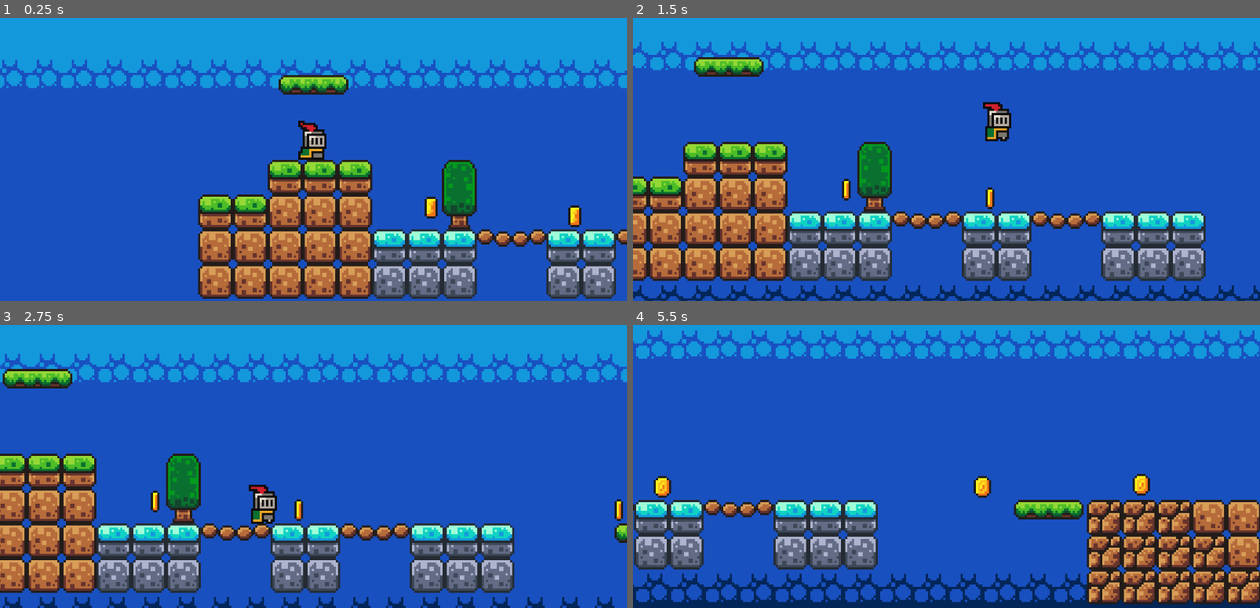
Above: before the commit, frames 1-4 (two rows, left to right).
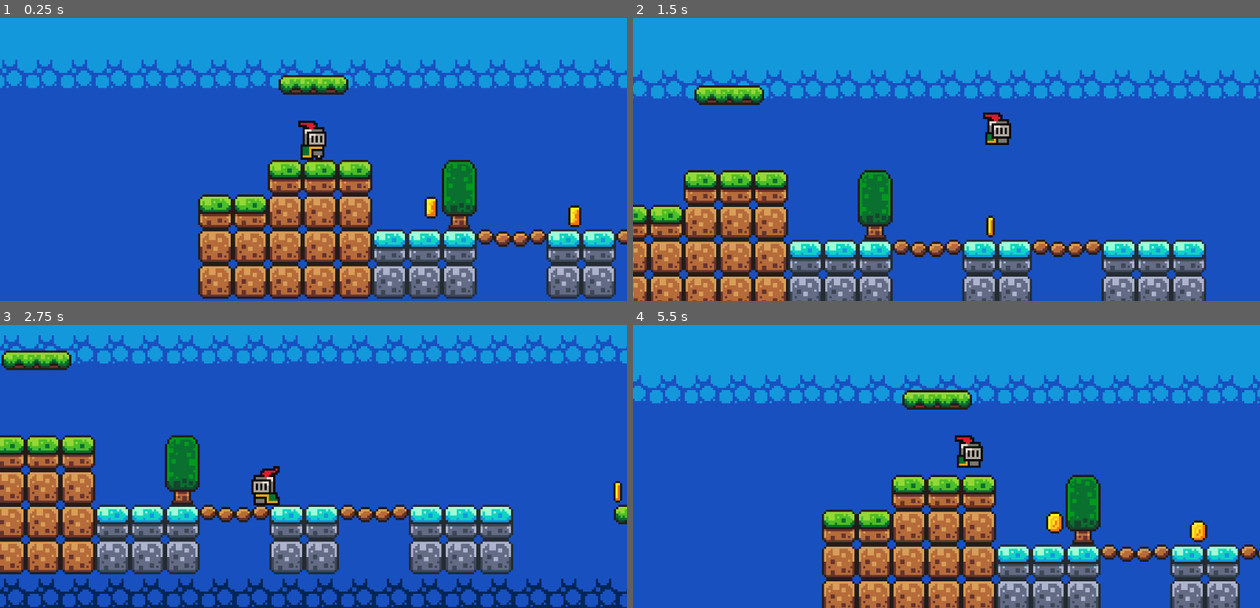
Above: after the commit, the same moments.

Repository: cubewar/Emerald_Kight
Game: Godot game, scene res://Scenes/game.tscn
Same seed, same stepped clock (60 frames per second), same inputs: the game is played once before the commit and once after it.
Inputs:
- Up to frame 1 (0.25 s): no input
- Up to frame 2 (1.5 s): tap Enter (ui_accept) at 0.5, 0.6 s; hold Right (ui_right) from 0.53 s (still down); tap Space (jump, bound only after the commit) at 0.77, 0.8, 1.07, 1.35 s
- Up to frame 3 (2.75 s): tap Space (jump, bound only after the commit) at 1.52, 1.82, 2.3 s; tap Enter (ui_accept) at 1.55, 2.1 s; release Right (ui_right) at 2.03 s; hold Left (ui_left) from 2.03 s (still down)
- Up to frame 4 (5.5 s): release Left (ui_left) at 2.78 s; hold Right (ui_right) 2.78-4.28 s; tap Enter (ui_accept) at 2.85, 4.35, 5.1 s; tap Space (jump, bound only after the commit) at 3.02, 3.32, 3.6, 3.77, 4.07, 4.52, 4.82, 5.3 s; hold Left (ui_left) 4.28-5.03 s; hold Right (ui_right) from 5.03 s (still down)

The runs differ from the first frame. In frame 1, 0.3% of the frame differs, in the area x 47-53%, y 36-51%; in frame 2, 39%; in frame 3, 35%; in frame 4, 51%, in the area x 0-100%, y 1-100%.

Commit message:
enemy and animated knight

Diff:
--- a/Scenes/player.tscn
+++ b/Scenes/player.tscn
@@ -18,6 +18,74 @@
 atlas = ExtResource("1_v0iea")
 region = Rect2(96, 0, 32, 32)
 
+[sub_resource type="AtlasTexture" id="AtlasTexture_v0iea"]
+atlas = ExtResource("1_v0iea")
+region = Rect2(64, 160, 32, 32)
+
+[sub_resource type="AtlasTexture" id="AtlasTexture_x3wgy"]
+atlas = ExtResource("1_v0iea")
+region = Rect2(0, 64, 32, 32)
+
+[sub_resource type="AtlasTexture" id="AtlasTexture_3smsa"]
+atlas = ExtResource("1_v0iea")
+region = Rect2(32, 64, 32, 32)
+
+[sub_resource type="AtlasTexture" id="AtlasTexture_8erm5"]
+atlas = ExtResource("1_v0iea")
+region = Rect2(64, 64, 32, 32)
+
+[sub_resource type="AtlasTexture" id="AtlasTexture_f1ek2"]
+atlas = ExtResource("1_v0iea")
+region = Rect2(96, 64, 32, 32)
+
+[sub_resource type="AtlasTexture" id="AtlasTexture_tx1dd"]
+atlas = ExtResource("1_v0iea")
+region = Rect2(128, 64, 32, 32)
+
+[sub_resource type="AtlasTexture" id="AtlasTexture_gymyn"]
+atlas = ExtResource("1_v0iea")
+region = Rect2(160, 64, 32, 32)
+
+[sub_resource type="AtlasTexture" id="AtlasTexture_pu2lt"]
+atlas = ExtResource("1_v0iea")
+region = Rect2(192, 64, 32, 32)
+
+[sub_resource type="AtlasTexture" id="AtlasTexture_ukyrk"]
+atlas = ExtResource("1_v0iea")
+region = Rect2(224, 64, 32, 32)
+
+[sub_resource type="AtlasTexture" id="AtlasTexture_7dp3o"]
+atlas = ExtResource("1_v0iea")
+region = Rect2(0, 96, 32, 32)
+
+[sub_resource type="AtlasTexture" id="AtlasTexture_h4iuc"]
+atlas = ExtResource("1_v0iea")
+region = Rect2(32, 96, 32, 32)
+
+[sub_resource type="AtlasTexture" id="AtlasTexture_fd4e3"]
+atlas = ExtResource("1_v0iea")
+region = Rect2(64, 96, 32, 32)
+
+[sub_resource type="AtlasTexture" id="AtlasTexture_qqcod"]
+atlas = ExtResource("1_v0iea")
+region = Rect2(96, 96, 32, 32)
+
+[sub_resource type="AtlasTexture" id="AtlasTexture_igrcy"]
+atlas = ExtResource("1_v0iea")
+region = Rect2(128, 96, 32, 32)
+
+[sub_resource type="AtlasTexture" id="AtlasTexture_fs7ks"]
+atlas = ExtResource("1_v0iea")
+region = Rect2(160, 96, 32, 32)
+
+[sub_resource type="AtlasTexture" id="AtlasTexture_l6n3p"]
+atlas = ExtResource("1_v0iea")
+region = Rect2(192, 96, 32, 32)
+
+[sub_resource type="AtlasTexture" id="AtlasTexture_olqyp"]
+atlas = ExtResource("1_v0iea")
+region = Rect2(224, 96, 32, 32)
+
 [sub_resource type="SpriteFrames" id="SpriteFrames_x3wgy"]
 animations = [{
 "frames": [{
@@ -36,6 +104,67 @@
 "loop": true,
 "name": &"Idle",
 "speed": 10.0
+}, {
+"frames": [{
+"duration": 1.0,
+"texture": SubResource("AtlasTexture_v0iea")
+}],
+"loop": true,
+"name": &"jump",
+"speed": 5.0
+}, {
+"frames": [{
+"duration": 1.0,
+"texture": SubResource("AtlasTexture_x3wgy")
+}, {
+"duration": 1.0,
+"texture": SubResource("AtlasTexture_3smsa")
+}, {
+"duration": 1.0,
+"texture": SubResource("AtlasTexture_8erm5")
+}, {
+"duration": 1.0,
+"texture": SubResource("AtlasTexture_f1ek2")
+}, {
+"duration": 1.0,
+"texture": SubResource("AtlasTexture_tx1dd")
+}, {
+"duration": 1.0,
+"texture": SubResource("AtlasTexture_gymyn")
+}, {
+"duration": 1.0,
+"texture": SubResource("AtlasTexture_pu2lt")
+}, {
+"duration": 1.0,
+"texture": SubResource("AtlasTexture_ukyrk")
+}, {
+"duration": 1.0,
+"texture": SubResource("AtlasTexture_7dp3o")
+}, {
+"duration": 1.0,
+"texture": SubResource("AtlasTexture_h4iuc")
+}, {
+"duration": 1.0,
+"texture": SubResource("AtlasTexture_fd4e3")
+}, {
+"duration": 1.0,
+"texture": SubResource("AtlasTexture_qqcod")
+}, {
+"duration": 1.0,
+"texture": SubResource("AtlasTexture_igrcy")
+}, {
+"duration": 1.0,
+"texture": SubResource("AtlasTexture_fs7ks")
+}, {
+"duration": 1.0,
+"texture": SubResource("AtlasTexture_l6n3p")
+}, {
+"duration": 1.0,
+"texture": SubResource("AtlasTexture_olqyp")
+}],
+"loop": true,
+"name": &"run",
+"speed": 10.0
 }]
 
 [sub_resource type="CircleShape2D" id="CircleShape2D_3smsa"]
@@ -46,9 +175,8 @@
 
 [node name="AnimatedSprite2D" type="AnimatedSprite2D" parent="."]
 sprite_frames = SubResource("SpriteFrames_x3wgy")
-animation = &"Idle"
+animation = &"jump"
 autoplay = "Idle"
-frame_progress = 0.293964
 
 [node name="CollisionShape2D" type="CollisionShape2D" parent="."]
 position = Vector2(0, 7)
--- a/Scripts/player.gd
+++ b/Scripts/player.gd
@@ -3,6 +3,7 @@
 
 const SPEED = 130.0
 const JUMP_VELOCITY = -300.0
+@onready var animated_sprite: AnimatedSprite2D = $AnimatedSprite2D
 
 
 func _physics_process(delta: float) -> void:
@@ -11,12 +12,23 @@
 		velocity += get_gravity() * delta
 
 	# Handle jump.
-	if Input.is_action_just_pressed("ui_accept") and is_on_floor():
+	if Input.is_action_just_pressed("jump") and is_on_floor():
 		velocity.y = JUMP_VELOCITY
 
-	# Get the input direction and handle the movement/deceleration.
-	# As good practice, you should replace UI actions with custom gameplay actions.
-	var direction := Input.get_axis("ui_left", "ui_right")
+#input direction
+	var direction := Input.get_axis("moveLeft", "moveRight")
+	if direction > 0:
+		animated_sprite.flip_h = false
+	if direction < 0:
+		animated_sprite.flip_h = true
+	if is_on_floor():
+		if direction == 0:
+			animated_sprite.play("Idle")
+		else:
+			animated_sprite.play("run")
+	else:
+		animated_sprite.play("jump")
+
 	if direction:
 		velocity.x = direction * SPEED
 	else:
--- a/project.godot
+++ b/project.godot
@@ -15,6 +15,27 @@
 config/features=PackedStringArray("4.4", "Forward Plus")
 config/icon="res://icon.svg"
 
+[input]
+
+jump={
+"deadzone": 0.2,
+"events": [Object(InputEventKey,"resource_local_to_scene":false,"resource_name":"","device":-1,"window_id":0,"alt_pressed":false,"shift_pressed":false,"ctrl_pressed":false,"meta_pressed":false,"pressed":false,"keycode":0,"physical_keycode":32,"key_label":0,"unicode":32,"location":0,"echo":false,"script":null)
+, Object(InputEventKey,"resource_local_to_scene":false,"resource_name":"","device":-1,"window_id":0,"alt_pressed":false,"shift_pressed":false,"ctrl_pressed":false,"meta_pressed":false,"pressed":false,"keycode":0,"physical_keycode":4194320,"key_label":0,"unicode":0,"location":0,"echo":false,"script":null)
+]
+}
+moveLeft={
+"deadzone": 0.2,
+"events": [Object(InputEventKey,"resource_local_to_scene":false,"resource_name":"","device":-1,"window_id":0,"alt_pressed":false,"shift_pressed":false,"ctrl_pressed":false,"meta_pressed":false,"pressed":false,"keycode":0,"physical_keycode":65,"key_label":0,"unicode":97,"location":0,"echo":false,"script":null)
+, Object(InputEventKey,"resource_local_to_scene":false,"resource_name":"","device":-1,"window_id":0,"alt_pressed":false,"shift_pressed":false,"ctrl_pressed":false,"meta_pressed":false,"pressed":false,"keycode":0,"physical_keycode":4194319,"key_label":0,"unicode":0,"location":0,"echo":false,"script":null)
+]
+}
+moveRight={
+"deadzone": 0.2,
+"events": [Object(InputEventKey,"resource_local_to_scene":false,"resource_name":"","device":-1,"window_id":0,"alt_pressed":false,"shift_pressed":false,"ctrl_pressed":false,"meta_pressed":false,"pressed":false,"keycode":0,"physical_keycode":4194321,"key_label":0,"unicode":0,"location":0,"echo":false,"script":null)
+, Object(InputEventKey,"resource_local_to_scene":false,"resource_name":"","device":-1,"window_id":0,"alt_pressed":false,"shift_pressed":false,"ctrl_pressed":false,"meta_pressed":false,"pressed":false,"keycode":0,"physical_keycode":68,"key_label":0,"unicode":100,"location":0,"echo":false,"script":null)
+]
+}
+
 [rendering]
 
 textures/canvas_textures/default_texture_filter=0
Not shown: 1 places in Scenes/player.tscn that only renumber resources
